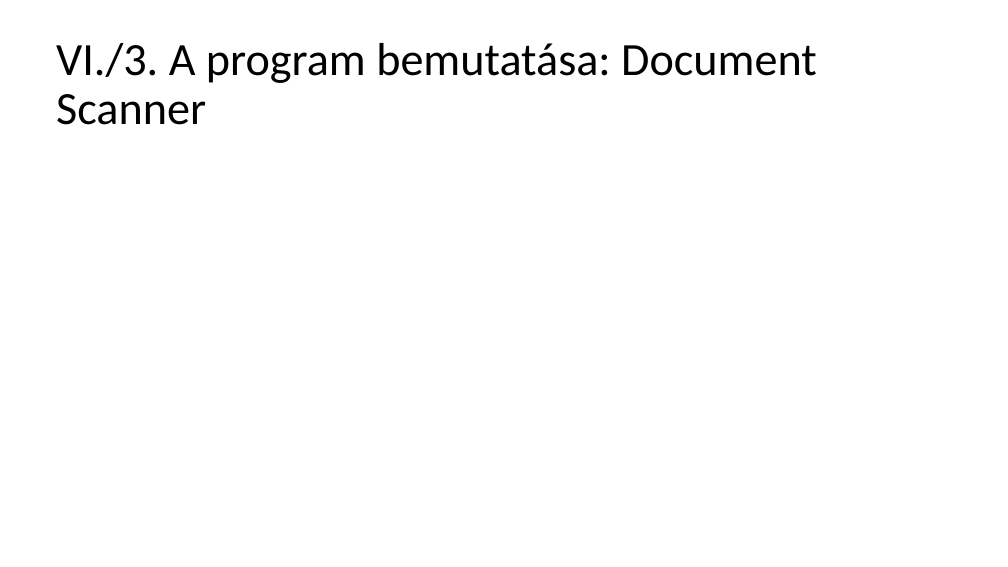
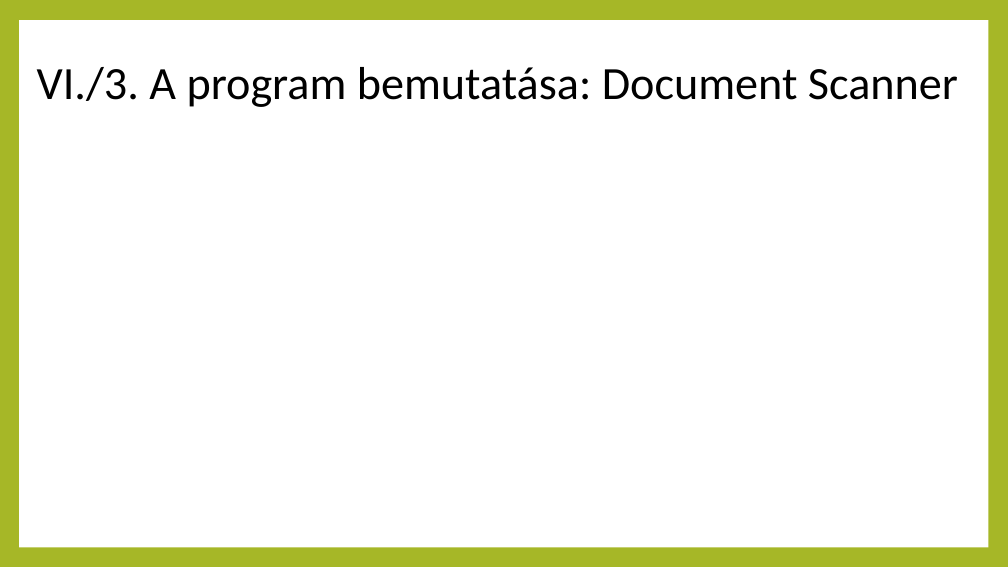
Before and after one commit to PatrikBauer/projektfeladatCV, a slide deck: slide 25 of projekthu.pptx (slide 16 before the commit). Drawn at 1008x567 pixels with LibreOffice and Linux fonts; fonts in the diff are those of the drawing. Boxes give left, top, right and bottom in pixels: in the first picture for what was removed or moved away, otherwise in the second. Text is boxed around its words. In the diff, an @@ line names an element or a change of style, - is before the commit and + after.

```diff
--- a/projekthu.pptx
+++ b/projekthu.pptx
@@ background #FFFFFF to #A6B727 @@
@@ rectangle added at [19, 20, 988, 547], fill #FFFFFF @@
@@ title "VI./3. A program bemutatása: Document ..." rewrapped from [56, 43, 817, 125] to [37, 67, 958, 107] @@
```
Also in this commit, not shown: 16 other slides changed, 9 slides added, 4 other files.
